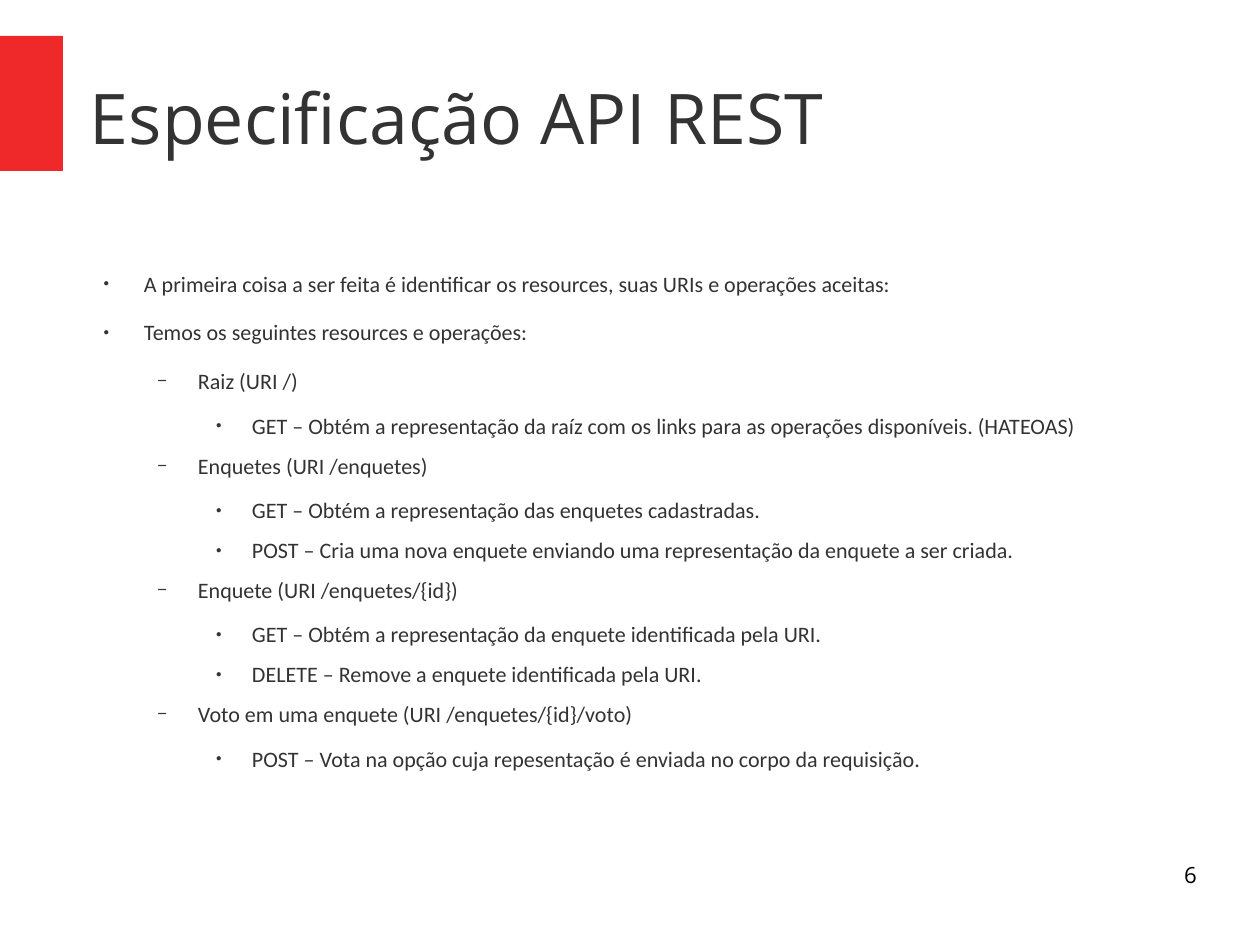
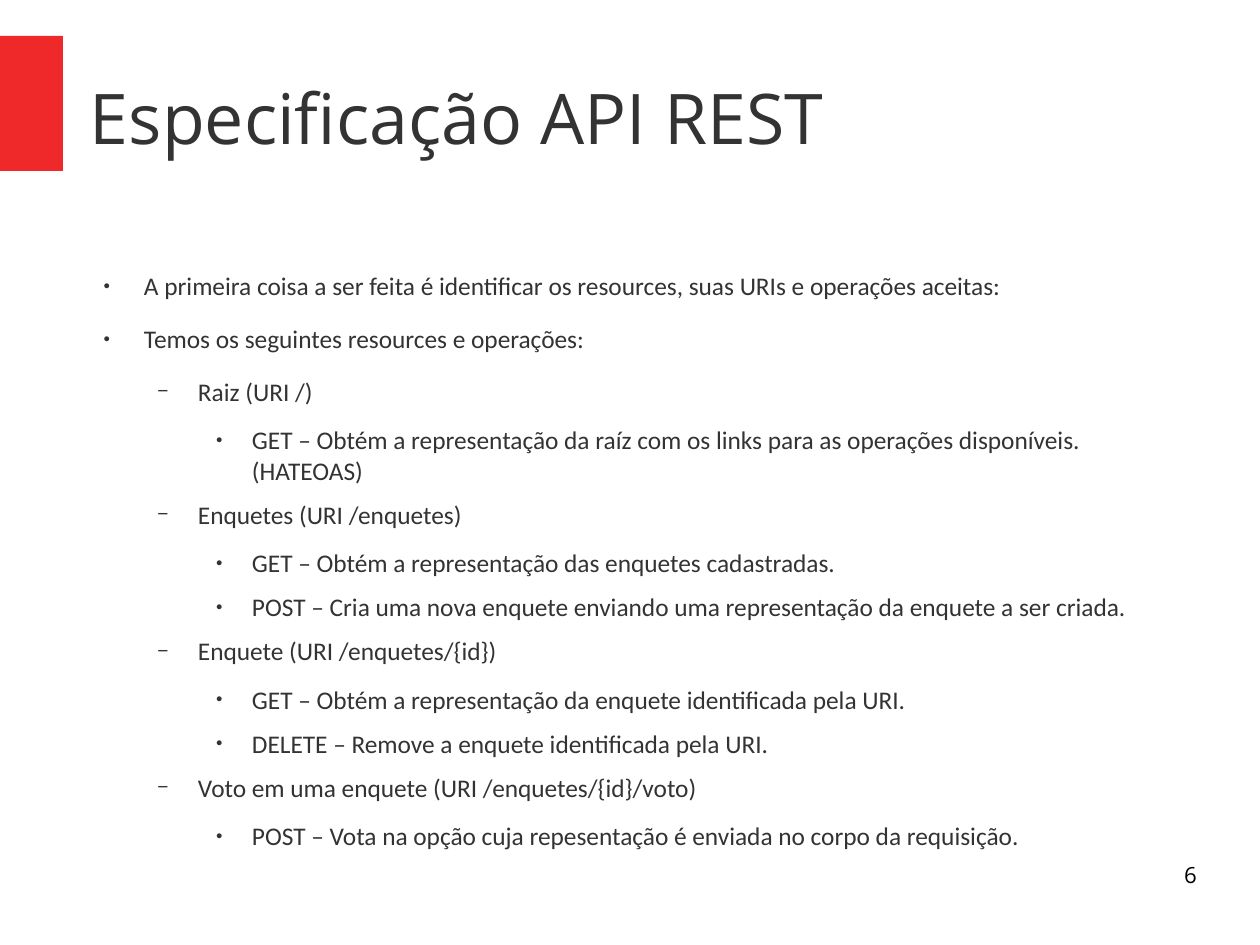
Before and after one commit to alexandrefvb/restful-webservices-workshop, a slide deck: slide 6 of apresentacao/parte2-pratica.odp. Drawn at 1260x945 pixels with LibreOffice and Linux fonts; fonts in the diff are those of the drawing. Boxes give left, top, right and bottom in pixels: in the first picture for what was removed or moved away, otherwise in the second. Text is boxed around its words. In the diff, an @@ line names an element or a change of style, - is before the commit and + after.

```diff
--- a/apresentacao/parte2-pratica.odp
+++ b/apresentacao/parte2-pratica.odp
@@ text "A primeira coisa a ser ..." at [144, 277, 1125, 850]: size 13.8 to 16 pt @@
```
Also in this commit, not shown: 3 other slides changed, 14 slides added, 2 other files.
